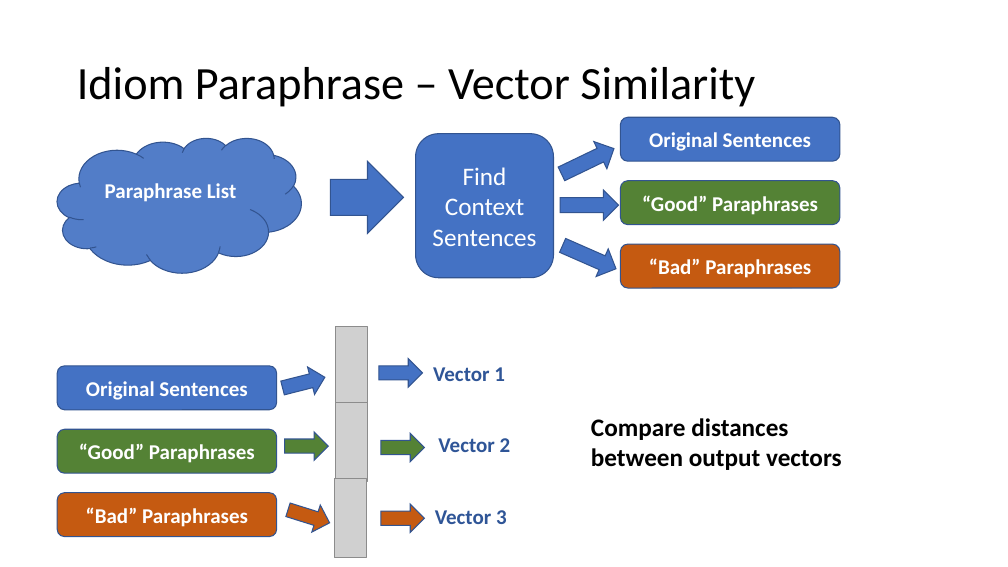
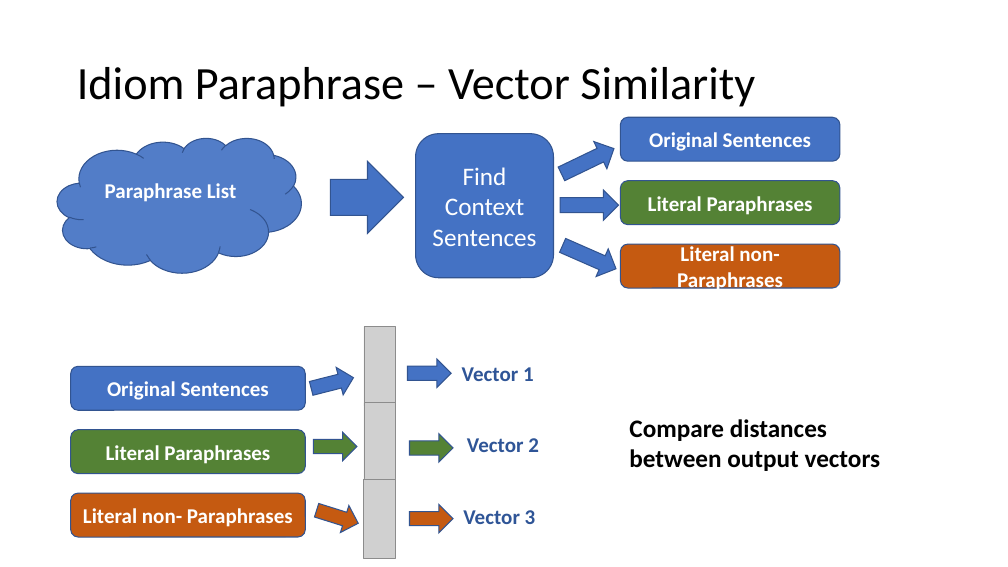
Before and after one commit to spacemanidol/AnalyzingNeuralLanguageModelsGroup1, a slide deck: slide 86 of PaperPresentation02202020.pptx. Drawn at 1008x567 pixels with LibreOffice and Linux fonts; fonts in the diff are those of the drawing; grey boxes stand for pictures. Boxes give left, top, right and bottom in pixels: in the first picture for what was removed or moved away, otherwise in the second. Text is boxed around its words. In the diff, an @@ line names an element or a change of style, - is before the commit and + after.

Commit message:
Update PaperPresentation02202020.pptx
Changes "bad paraphrase" to literal non-paraphrase

```diff
--- a/PaperPresentation02202020.pptx
+++ b/PaperPresentation02202020.pptx
@@ text in rounded rectangle at box(648, 196, 813, 215): text changed @@
-“Good” Paraphrases
+Literal Paraphrases
@@ text in rounded rectangle at box(677, 244, 783, 293): text changed @@
-“Bad” Paraphrases
+Literal non-Paraphrases
@@ 6 down arrows, 3 pictures, 3 texts: place and size @@
-6 down arrows, 3 pictures, 3 texts at box(279, 327, 511, 558)
+6 down arrows, 3 pictures, 3 texts at box(308, 327, 539, 559)
@@ rounded rectangle "Original Sentences": place and size @@
-rounded rectangle "Original Sentences" at box(57, 366, 277, 410)
+rounded rectangle "Original Sentences" at box(71, 367, 306, 411)
@@ text "Compare distances between output vectors": place and size @@
-text "Compare distances between output vectors" at box(591, 418, 842, 470)
+text "Compare distances between output vectors" at box(629, 419, 881, 471)
@@ rounded rectangle "Literal Paraphrases": place and size @@
-rounded rectangle "Literal Paraphrases" at box(57, 430, 277, 473)
+rounded rectangle "Literal Paraphrases" at box(71, 430, 306, 473)
@@ text in rounded rectangle at box(106, 445, 270, 464): text changed @@
-“Good” Paraphrases
+Literal Paraphrases
@@ rounded rectangle "Literal non- Paraphrases": place and size @@
-rounded rectangle "Literal non- Paraphrases" at box(57, 493, 277, 537)
+rounded rectangle "Literal non- Paraphrases" at box(71, 493, 306, 537)
@@ text in rounded rectangle at box(83, 508, 293, 527): text changed @@
-“Bad” Paraphrases
+Literal non- Paraphrases
```
Also in this commit, not shown: 4 other slides changed.
